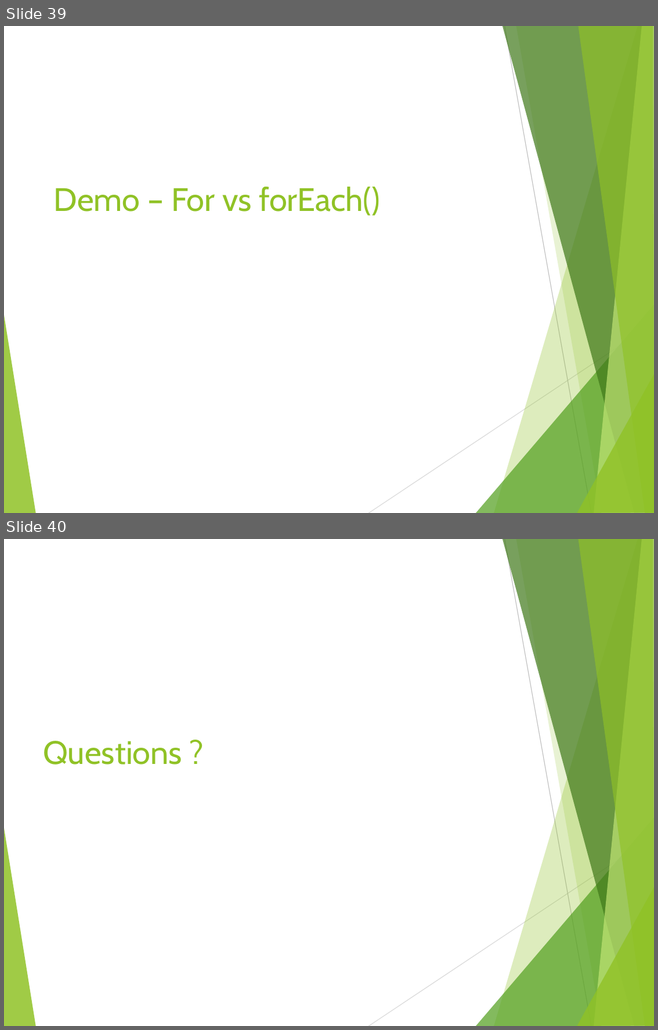
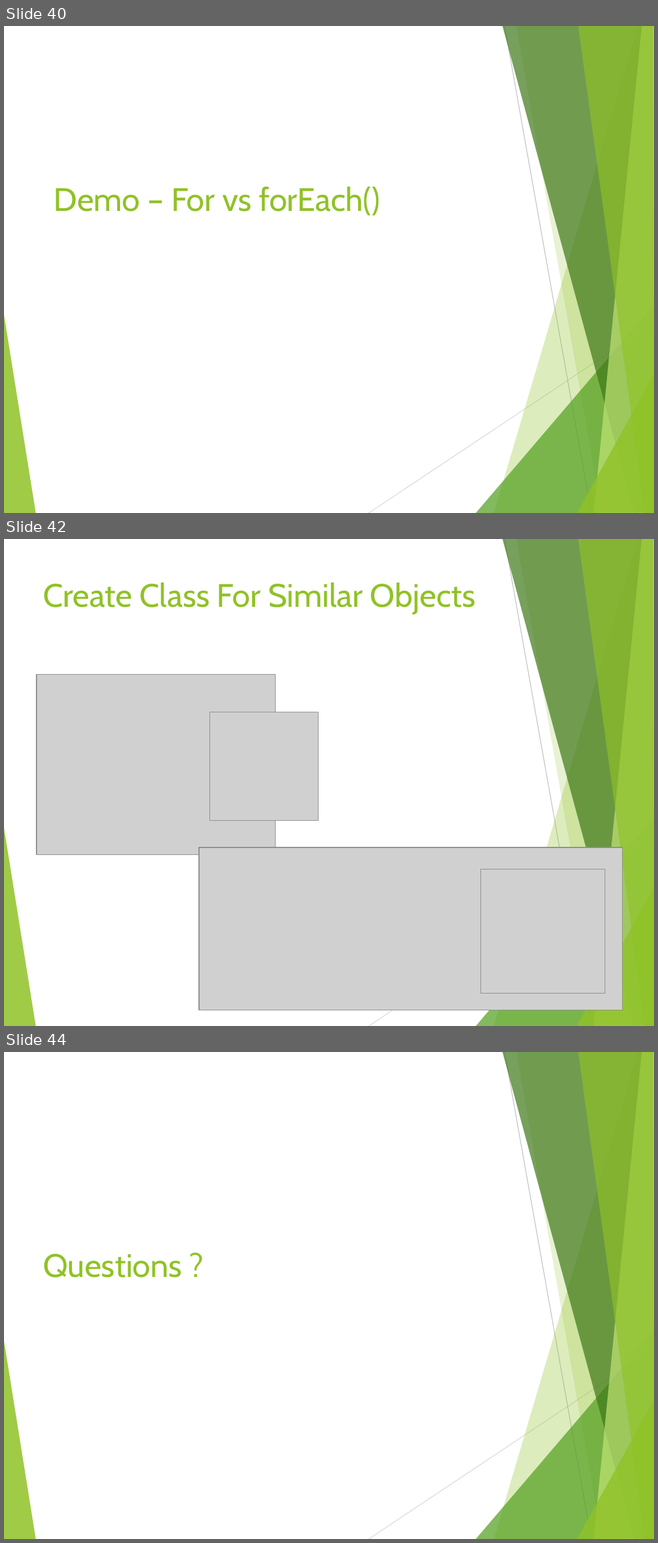
Before and after one commit to tamarstern/MyNodeJSCourse, a slide deck: day2/nodejs_performance/NodeJs_Performance.pptx. Shown one above the other, each under a label of ours: slides 39 and 40 before the commit, slides 40, 42 and 44 after it; the slides between them are not shown. The pictures are 658x1030 and 658x1543 pixels, drawn with LibreOffice and Linux fonts; fonts in the diff are those of the drawing; grey boxes stand for pictures. Boxes give left, top, right and bottom in pixels: in the first picture for what was removed or moved away, otherwise in the second. Text is boxed around its words. In the diff, an @@ line names an element or a change of style, - is before the commit and + after.

```diff
--- a/day2/nodejs_performance/NodeJs_Performance.pptx
+++ b/day2/nodejs_performance/NodeJs_Performance.pptx
@@ slide 42 added at box(4, 539, 654, 1026), background #FFFFFF; not listed: 10 template elements that a slide beside it also shows @@
@@ title added at box(43, 583, 476, 614), 36 pt, text #90C226 @@
+Create Class For Similar Objects
@@ picture added at box(36, 674, 275, 855) @@
@@ picture added at box(210, 712, 318, 821) @@
@@ picture added at box(199, 848, 622, 1011) @@
@@ picture added at box(480, 869, 605, 994) @@
@@ what was slide 39 is now slide 40 @@
@@ what was slide 40 is now slide 44 @@
```
Also in this commit, not shown: 1 slide changed, 3 other slides added, 5 other files.
